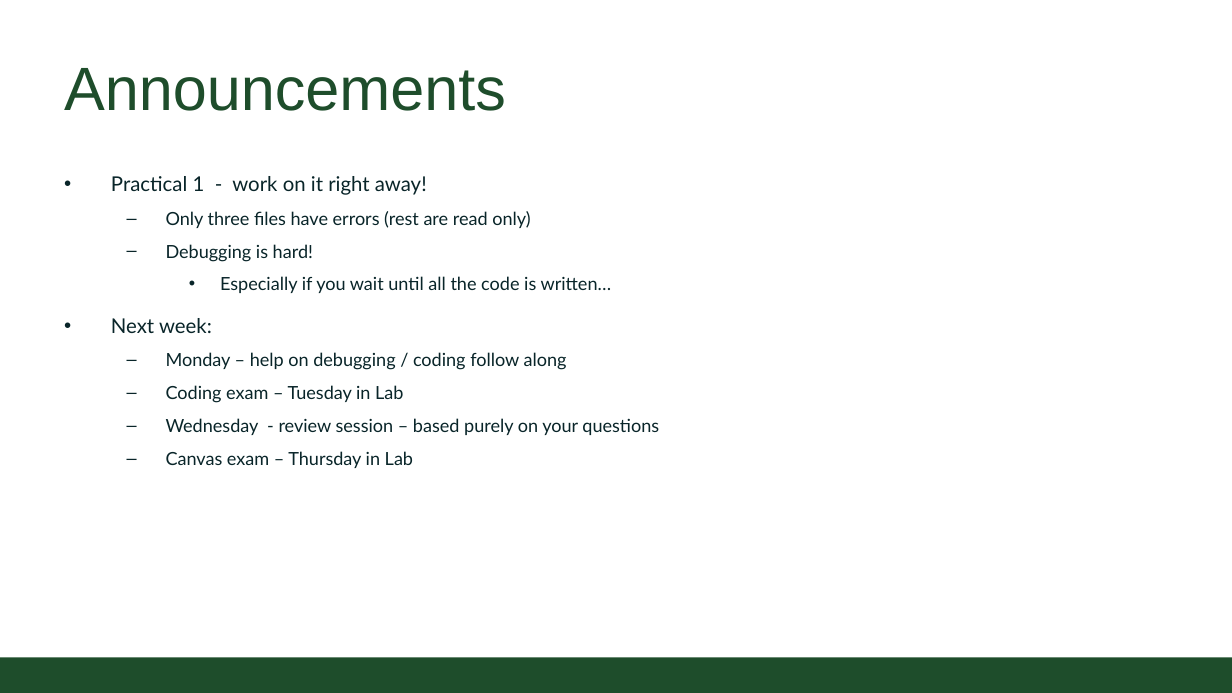
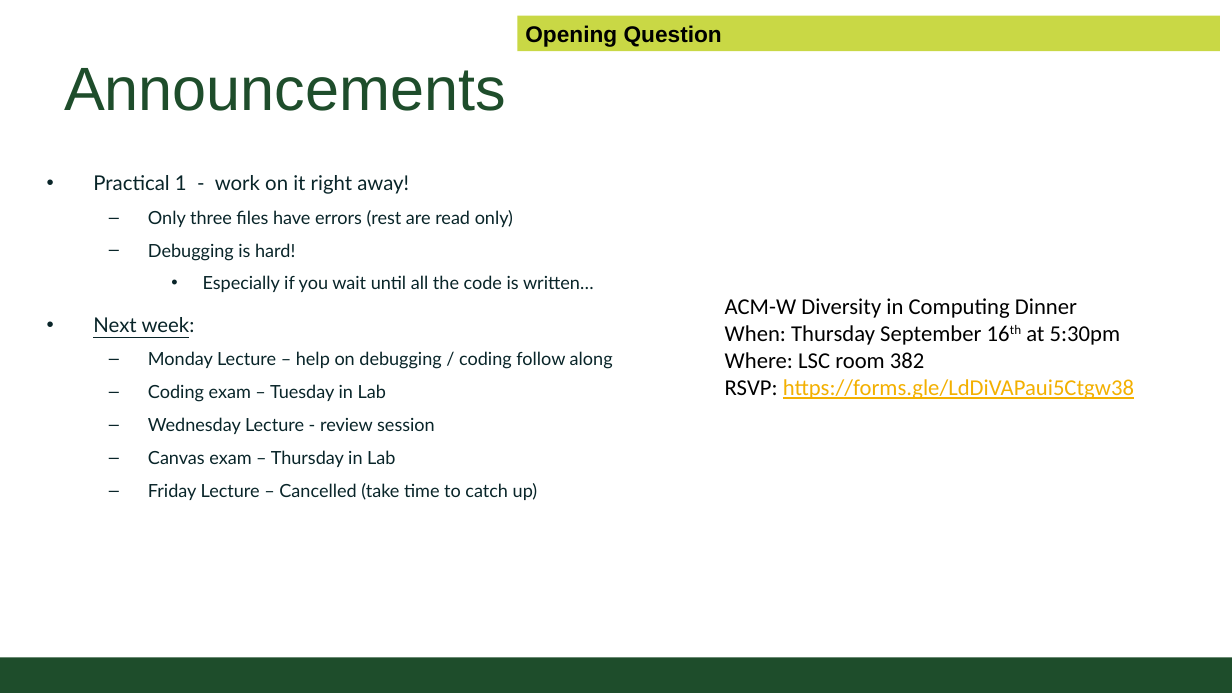
Before and after one commit to CSU-CompSci-CS163-4/Handouts, a slide deck: slide 2 of slides/On-Campus/03_02_Loops.pptx. Drawn at 1232x693 pixels with LibreOffice and Linux fonts; fonts in the diff are those of the drawing; background and template pictures are left out. Boxes give left, top, right and bottom in pixels: in the first picture for what was removed or moved away, otherwise in the second. Text is boxed around its words. In the diff, an @@ line names an element or a change of style, - is before the commit and + after.

Commit message:
added announcements.

```diff
--- a/slides/On-Campus/03_02_Loops.pptx
+++ b/slides/On-Campus/03_02_Loops.pptx
@@ rectangle added at <box>518,15,1221,51</box>, fill #C9D845, 20 pt, text #000000, bold @@
+Opening Question
@@ text "Practical 1 - work on ...": place and size @@
-text "Practical 1 - work on ..." at <box>111,176,659,468</box>
+text "Practical 1 - work on ..." at <box>93,175,613,500</box>
@@ text added at <box>725,298,1134,399</box>, 20 pt, text #000000 @@
+ACM-W Diversity in Computing Dinner
+When: Thursday September 16th at 5:30pm
+Where: LSC room 382
+RSVP: https://forms.gle/LdDiVAPaui5Ctgw38
@@ text at <box>93,317,195,332</box>: underline on in "Next week:" @@
@@ text at <box>148,351,613,369</box>: text changed @@
-  – Monday – help on debugging / coding follow along
+  – Monday Lecture – help on debugging / coding follow along
@@ text at <box>148,417,435,434</box>: text changed @@
-  – Wednesday - review session – based purely on your questions
+  – Wednesday Lecture - review session
@@ text at <box>148,483,537,500</box>: paragraph added @@
+  – Friday Lecture – Cancelled (take time to catch up)
```
